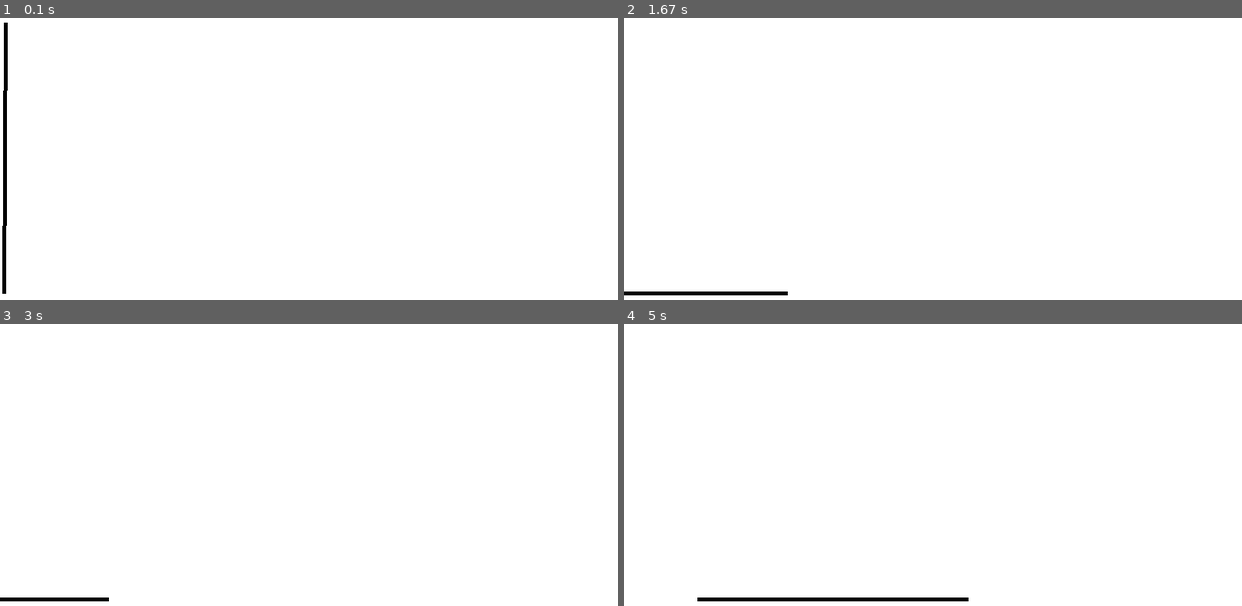
Above: before the commit, frames 1-4 (two rows, left to right).
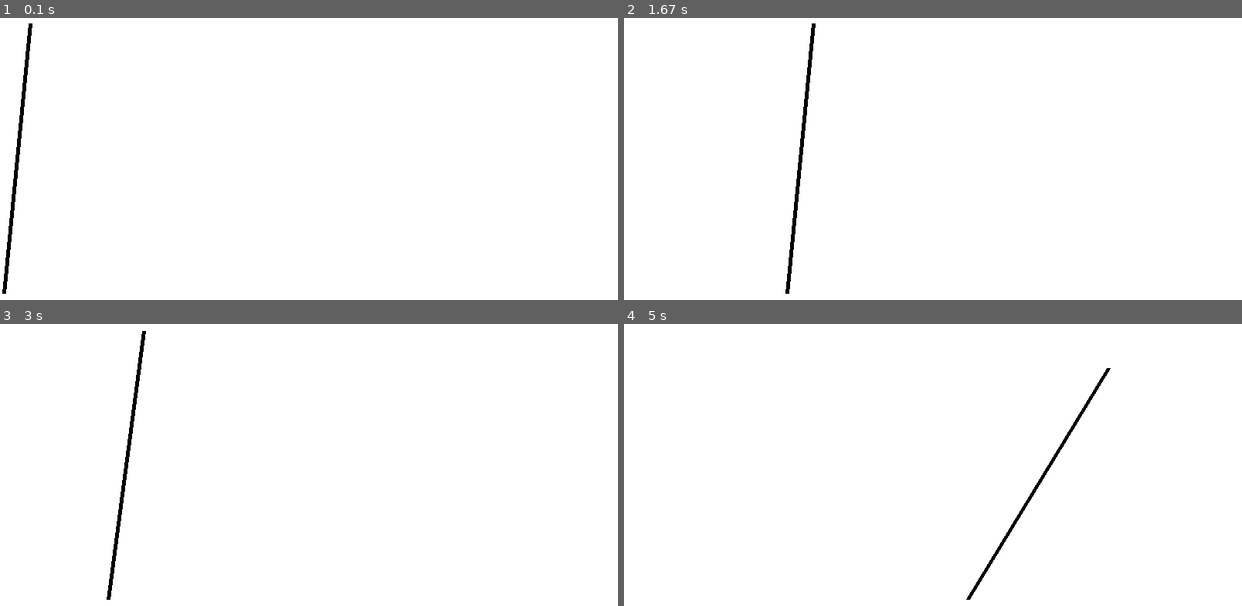
Above: after the commit, the same moments.

Repository: NanoMars/mini-pygame-collection
Game: pygame game, started from Games/Balance.py
The game is run twice, just before and just after one commit, with the same random seed, the same clock (stepped at 60 frames per second) and the same inputs.
Inputs (mouse positions are in pixels of both pictures, inside the frame that each line leads up to):
- Up to frame 1 (0.1 s): no input
- Up to frame 2 (1.67 s): click (933, 119) at 0.38 s; click (994, 221) at 0.72 s; click (1161, 283) at 1.05 s; click (784, 29) at 1.38 s
- Up to frame 3 (3 s): click (309, 481) at 1.72 s; click (222, 329) at 2.05 s; click (525, 546) at 2.38 s; click (111, 470) at 2.72 s
- Up to frame 4 (5 s): click (753, 335) at 3.05 s; click (784, 507) at 3.38 s; click (1155, 532) at 3.72 s; click (747, 597) at 4.05 s; click (741, 453) at 4.38 s; click (970, 555) at 4.72 s

The runs differ from the first frame. In frame 1, 1.1% of the frame differs, in the area x 0-6%, y 1-97%; in frame 2, 1.0%; in frame 3, 0.8%; in frame 4, 1.1%.

Commit message:
Struggling to figure this out. How to make the angle adjust when you move the base, it needs to be some combination of changing the angle and changing the acceleration or velocity but I don't know how it's supposed to work. PHYSICS IS HARD

Diff:
--- a/Games/Balance.py
+++ b/Games/Balance.py
@@ -12,7 +12,7 @@
         self.length = 350
         self.x = pygame.mouse.get_pos()[0]
         self.y = (screen_height + self.length) // 2 + 50
-        self.angle = 0.01
+        self.angle = 0.1
         self.last_update = 0.0
         self.last_mouse_update = pygame.mouse.get_pos()[0]
         self.acceleration = 0
@@ -20,16 +20,24 @@
 
     def update(self):
         time_passed = pygame.time.get_ticks() / 1000 - self.last_update
+        self.angle = self.velocity  * time_passed + self.angle
+        self.x = pygame.mouse.get_pos()[0]
         self.last_update = pygame.time.get_ticks() / 1000
+        top_x = self.x + self.length * math.cos(self.angle - math.pi / 2)
 
-        mouse_x = pygame.mouse.get_pos()[0] - self.last_mouse_update
-        self.last_mouse_update = mouse_x
+        #mouse_x = pygame.mouse.get_pos()[0] - self.last_mouse_update
+        #self.last_mouse_update = mouse_x
+
+        new_angle = (math.pi / 2 - math.acos((top_x - self.x) / self.length) )
+        print(self.angle,new_angle)
+        self.angle = new_angle
 
         self.acceleration = (self.angle / (math.pi / 2))
 
-        self.velocity += self.acceleration * time_passed
+        self.velocity += (self.acceleration) * time_passed
+        if (pygame.time.get_ticks() / 1000) < 2:
+            self.velocity = 0
 
-        self.angle += (self.velocity - mouse_x / 150) * time_passed
         self.angle = max(-math.pi / 2, min(self.angle, math.pi / 2))
 
 
@@ -39,7 +47,7 @@
 
 
     def draw(self):
-        self.x = pygame.mouse.get_pos()[0]
+
         pygame.draw.line(screen, (0, 0, 0), (self.x, self.y), (self.x + self.length * math.cos(self.angle -math.pi / 2), self.y + self.length * math.sin(self.angle -math.pi / 2)), 5)
 
 
